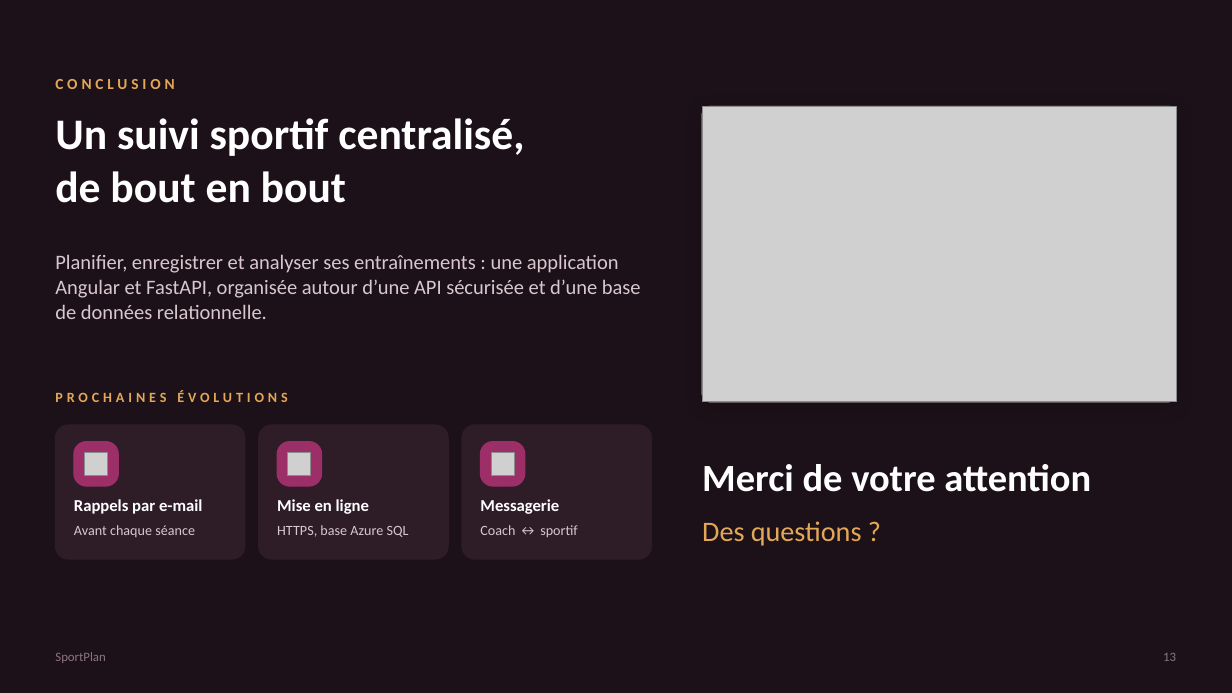
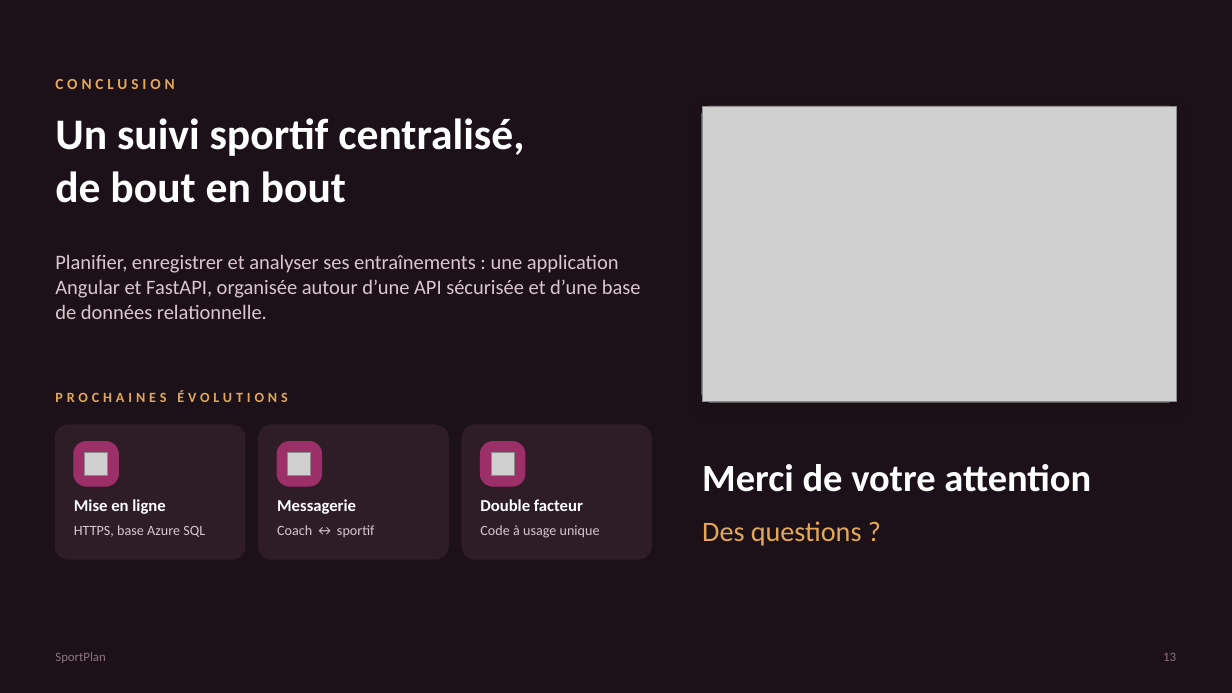
Before and after one commit to loicvdb98-sys/projet-fin-de-session-, a slide deck: slide 13 of docs/SportPlan_Presentation_Jury.pptx. Drawn at 1232x693 pixels with LibreOffice and Linux fonts; fonts in the diff are those of the drawing; grey boxes stand for pictures. Boxes give left, top, right and bottom in pixels: in the first picture for what was removed or moved away, otherwise in the second. Text is boxed around its words. In the diff, an @@ line names an element or a change of style, - is before the commit and + after.

```diff
--- a/docs/SportPlan_Presentation_Jury.pptx
+++ b/docs/SportPlan_Presentation_Jury.pptx
@@ text at [74, 499, 165, 514]: text changed @@
-Rappels par e-mail
+Mise en ligne
@@ text at [277, 499, 356, 514]: text changed @@
-Mise en ligne
+Messagerie
@@ text at [480, 499, 583, 511]: text changed @@
-Messagerie
+Double facteur
@@ text at [74, 525, 205, 537]: text changed @@
-Avant chaque séance
+HTTPS, base Azure SQL
@@ text at [277, 525, 375, 537]: text changed @@
-HTTPS, base Azure SQL
+Coach ↔ sportif
@@ text at [480, 525, 600, 538]: text changed @@
-Coach ↔ sportif
+Code à usage unique
```
Also in this commit, not shown: 3 other slides changed.
